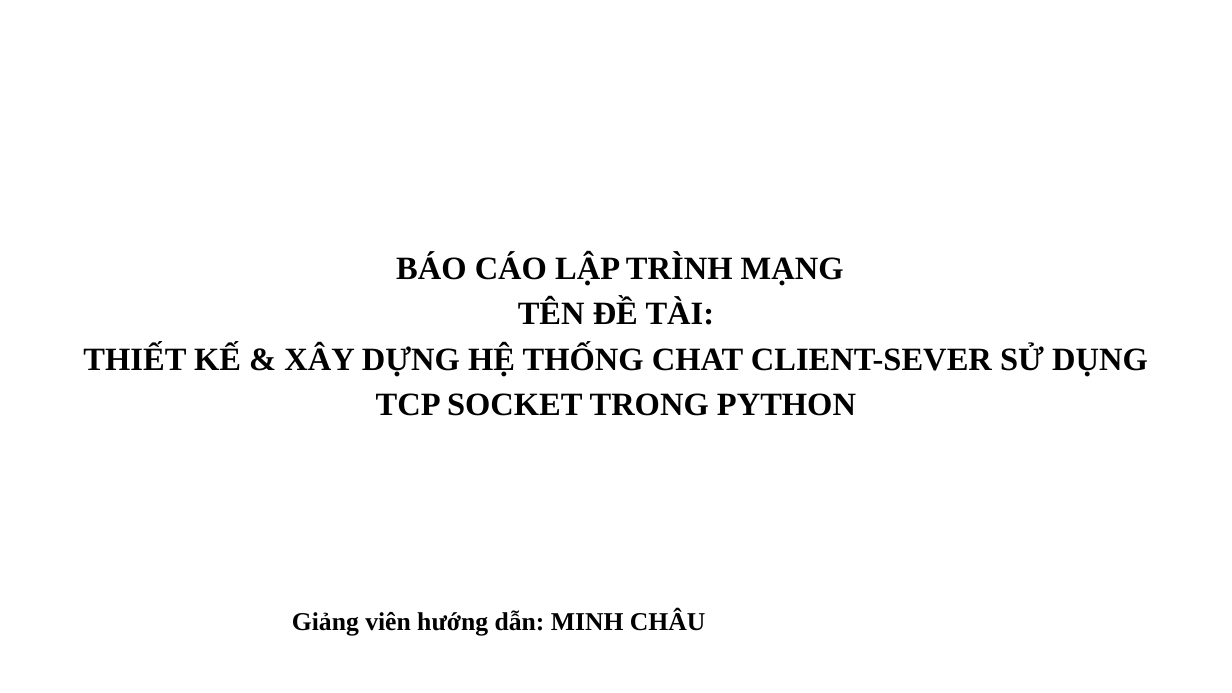
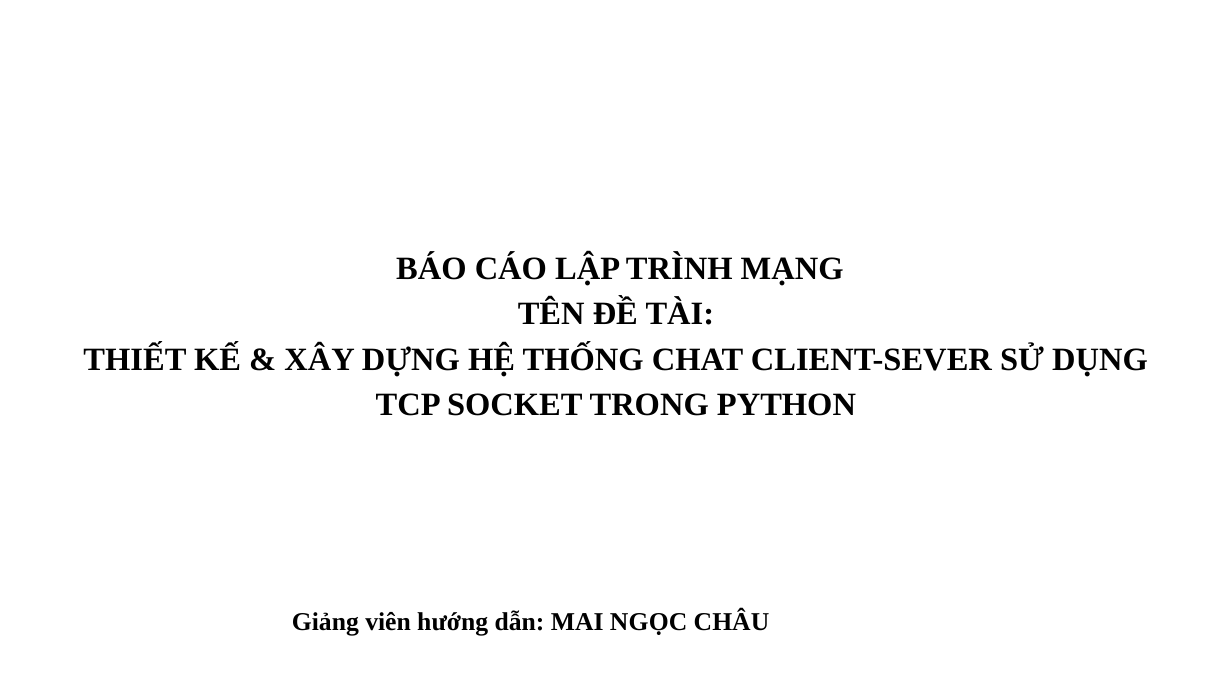
Before and after one commit to kKiet0508/UDM10_TCP_CHAT, a slide deck: slide 1 of PPTX/LTM_NHOM3.pptx. Drawn at 1232x693 pixels with LibreOffice and Linux fonts; fonts in the diff are those of the drawing; background and template pictures are left out. Boxes give left, top, right and bottom in pixels: in the first picture for what was removed or moved away, otherwise in the second. Text is boxed around its words. In the diff, an @@ line names an element or a change of style, - is before the commit and + after.

Commit message:
Sua thong tin slide dau file pptx

```diff
--- a/PPTX/LTM_NHOM3.pptx
+++ b/PPTX/LTM_NHOM3.pptx
@@ text at <box>292,610,770,636</box>: text changed @@
-Giảng viên hướng dẫn: MINH CHÂU
+Giảng viên hướng dẫn: MAI NGỌC CHÂU
```
